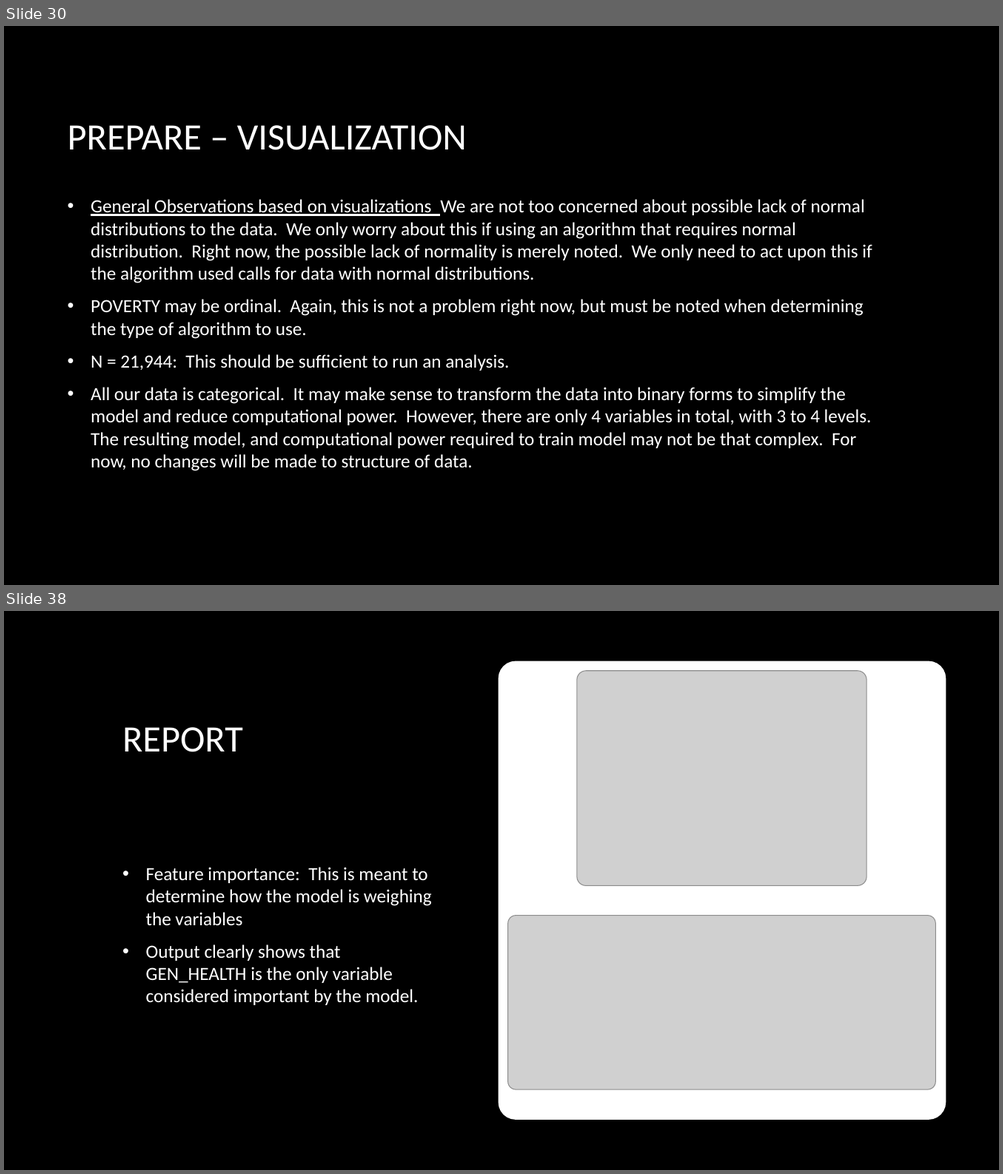
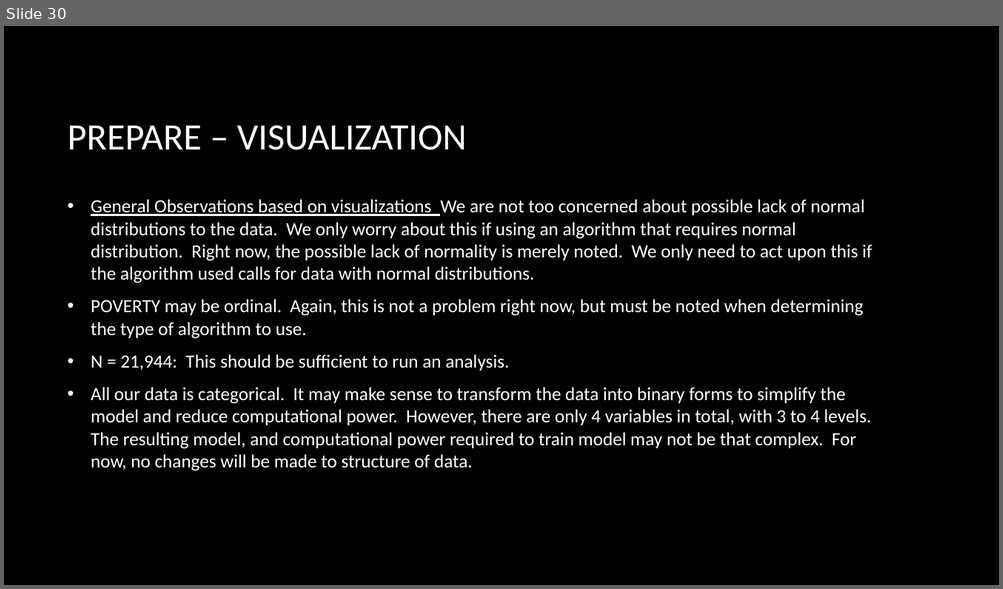
Before and after one commit to danlagos/ANA500-Week-4, a slide deck: Depression and Poverty.pptx. Shown one above the other, each under a label of ours: slides 30 and 38 before the commit, slide 30 after it; the slides between them are not shown. The pictures are 1003x1174 and 1003x589 pixels, drawn with LibreOffice and Linux fonts; fonts in the diff are those of the drawing; grey boxes stand for pictures; background and template pictures are left out. Boxes give left, top, right and bottom in pixels: in the first picture for what was removed or moved away, otherwise in the second. Text is boxed around its words. In the diff, an @@ line names an element or a change of style, - is before the commit and + after.

```diff
--- a/Depression and Poverty.pptx
+++ b/Depression and Poverty.pptx
@@ slide 38 removed at [4,611,999,1170], background picture (left out) @@
@@ rounded rectangle removed at [500,664,943,1119] @@
@@ picture removed at [577,671,867,886] @@
@@ title removed at [122,727,243,752] @@
-REPORT
@@ text removed at [146,867,432,1005] @@
-• Feature importance: This is meant to determine how the model is weighing the variables
-• Output clearly shows that GEN_HEALTH is the only variable considered important by the model.
@@ picture removed at [508,915,935,1090] @@
```
Also in this commit, not shown: 12 slides changed, 5 slides added, 4 other slides removed, 2 other files.
